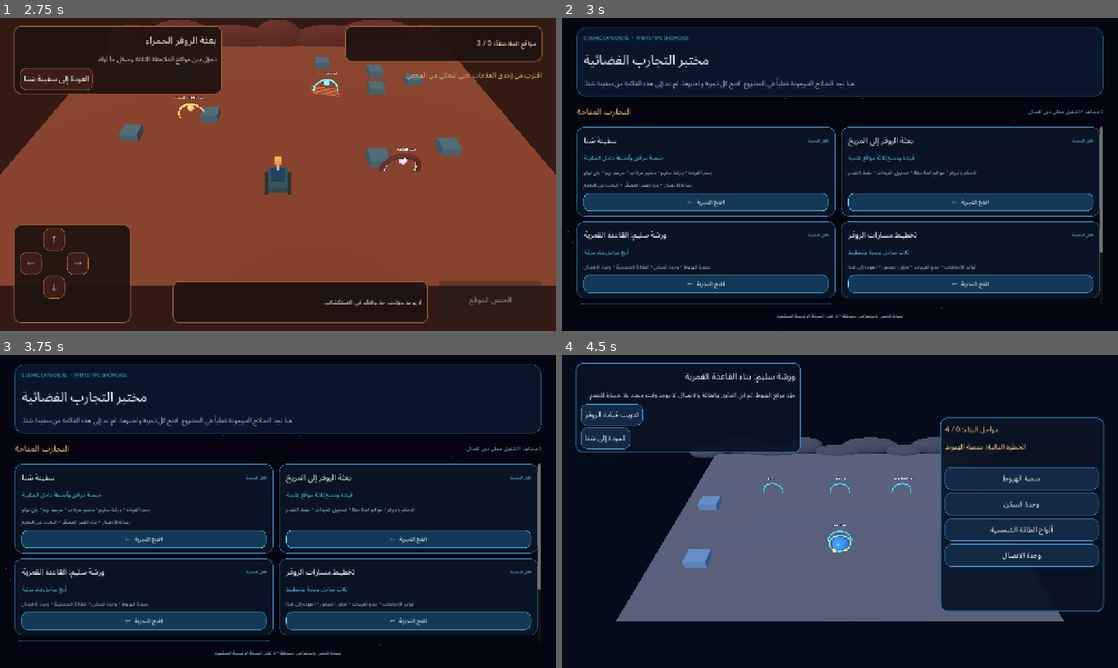
Above: before the commit, frames 1-4 (two rows, left to right).
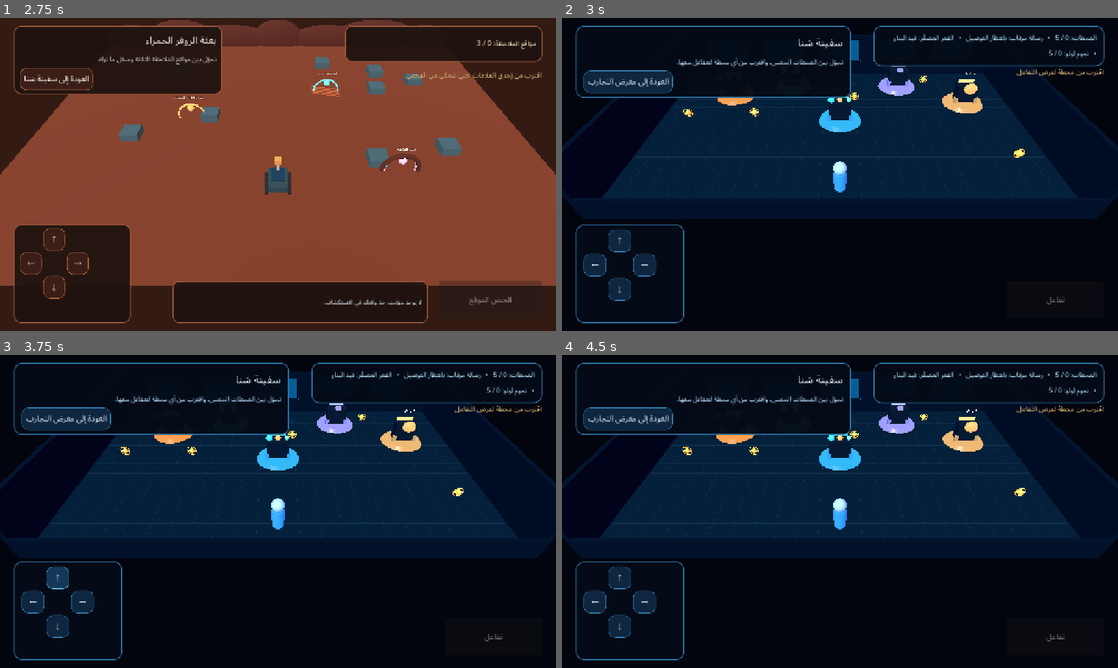
Above: after the commit, the same moments.

Repository: mdznap35/-cosmic-explorers
Game: Godot game, scene res://scenes/prototypes/showcase_app.tscn
Two runs of this game, one before a commit and one after it. Both use one fixed random seed, a clock stepped at 60 frames per second and the inputs below.
Inputs (mouse positions are in pixels of both pictures, inside the frame that each line leads up to):
- Up to frame 1 (2.75 s): click "افتح التجربة ←" at 0.5 s; click "العودة إلى معرض التجارب" at 1.25 s; click "افتح التجربة ←" at 2 s
- Up to frame 2 (3 s): click "العودة إلى سفينة سَنا" at 2.75 s
- Up to frame 3 (3.75 s): click (55, 577) at 3.5 s, where only the run after the commit has a clickable "↑"
- Up to frame 4 (4.5 s): click (706, 621) at 4.25 s, where only the run before the commit has a clickable "افتح التجربة ←"

Frame 1 is identical in both runs. In frame 2, 28% of the frame differs, in the area x 0-100%, y 2-100%; in frame 3, 29%; in frame 4, 46%, in the area x 2-98%, y 2-98%.

Commit message:
Preserve natural prototype return navigation

Diff:
--- a/scripts/prototypes/mars_rover_survey.gd
+++ b/scripts/prototypes/mars_rover_survey.gd
@@ -589,7 +589,7 @@
 
 func _return_to_sana() -> void:
 	_touch = {"up": false, "down": false, "left": false, "right": false}
-	get_tree().change_scene_to_file("res://scenes/prototypes/showcase_app.tscn")
+	get_tree().change_scene_to_file("res://scenes/prototypes/sana_hub_prototype.tscn")
 
 
 func _make_material(color: Color, emission: Color, roughness: float) -> StandardMaterial3D:
